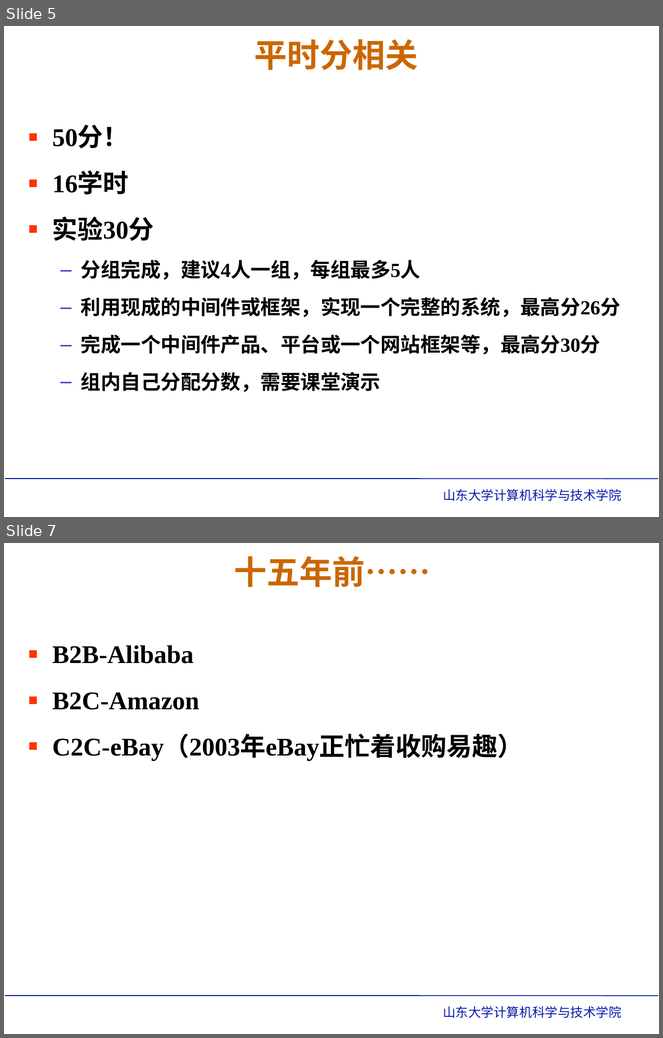
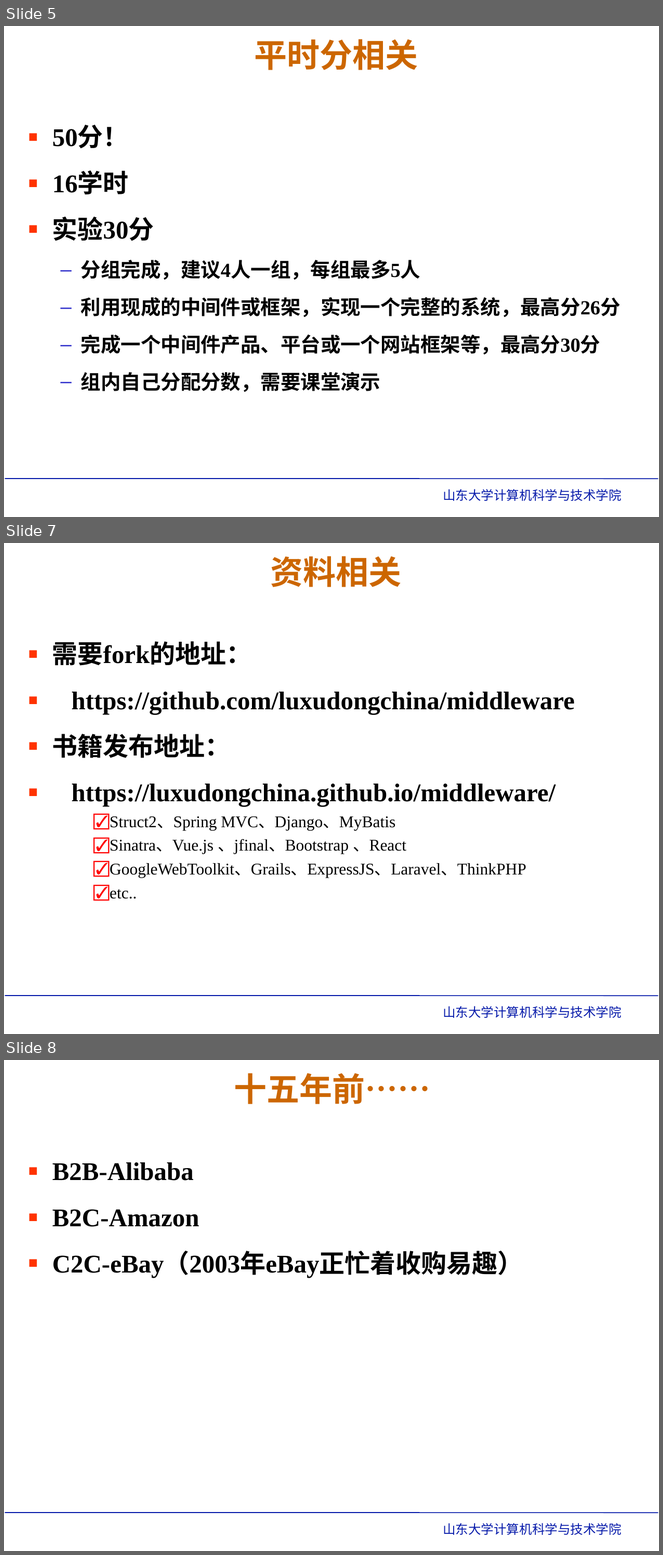
Before and after one commit to luxudongchina/middleware, a slide deck: ppt/2019第一章 概述.ppt. Shown one above the other, each under a label of ours: slides 5 and 7 before the commit, slides 5, 7 and 8 after it; the slides between them are not shown. The pictures are 663x1038 and 663x1555 pixels, drawn with LibreOffice and Linux fonts; fonts in the diff are those of the drawing; background and template pictures are left out. Boxes give left, top, right and bottom in pixels: in the first picture for what was removed or moved away, otherwise in the second. Text is boxed around its words. In the diff, an @@ line names an element or a change of style, - is before the commit and + after.

```diff
--- a/ppt/2019第一章 概述.ppt
+++ b/ppt/2019第一章 概述.ppt
@@ slide 7 added at (4,543,659,1034), background picture (left out); not listed: 2 template elements that a slide beside it also shows @@
@@ title added at (271,556,402,587), 36 pt, text #CC6600, bold @@
+资料相关
@@ text added at (52,641,575,899), 18 pt, text #000000 @@
+▪ 需要fork的地址：
+▪ https://github.com/luxudongchina/middleware
+▪ 书籍发布地址：
+▪ https://luxudongchina.github.io/middleware/
+    ☑ Struct2、Spring MVC、Django、MyBatis
+    ☑ Sinatra、Vue.js 、jfinal、Bootstrap 、React
+    ☑ GoogleWebToolkit、Grails、ExpressJS、Laravel、ThinkPHP
+    ☑ etc..
@@ what was slide 7 is now slide 8 @@
```
Also in this commit, not shown: 4 slides changed.
